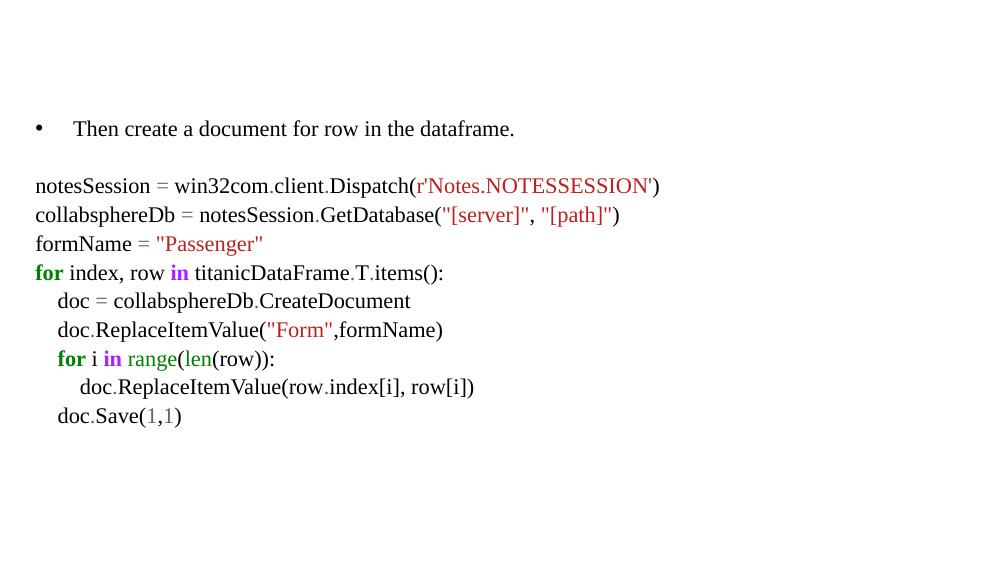
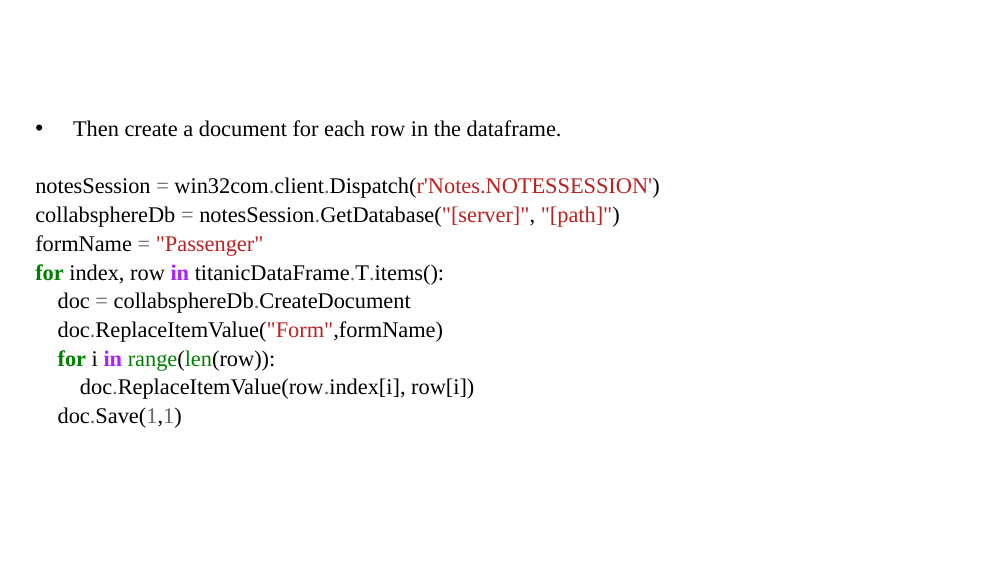
Before and after one commit to ewerfel/collabsphere, a slide deck: slide 23 of Collabsphere Presentation EW.pptx (slide 22 before the commit). Drawn at 1008x567 pixels with LibreOffice and Linux fonts; fonts in the diff are those of the drawing; background and template pictures are left out. Boxes give left, top, right and bottom in pixels: in the first picture for what was removed or moved away, otherwise in the second. Text is boxed around its words. In the diff, an @@ line names an element or a change of style, - is before the commit and + after.

```diff
--- a/Collabsphere Presentation EW.pptx
+++ b/Collabsphere Presentation EW.pptx
@@ text at [73,120,562,137]: text changed @@
-• Then create a document for row in the dataframe.
+• Then create a document for each row in the dataframe.
```
Also in this commit, not shown: 2 other slides changed, 3 slides added.
